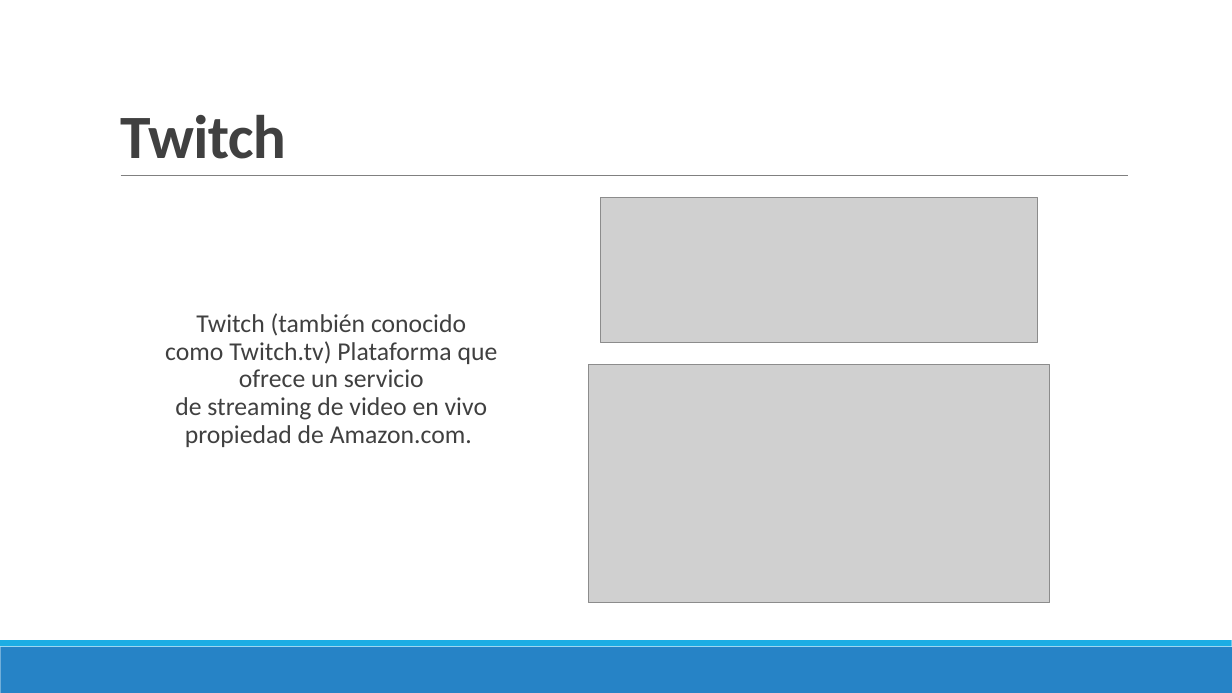
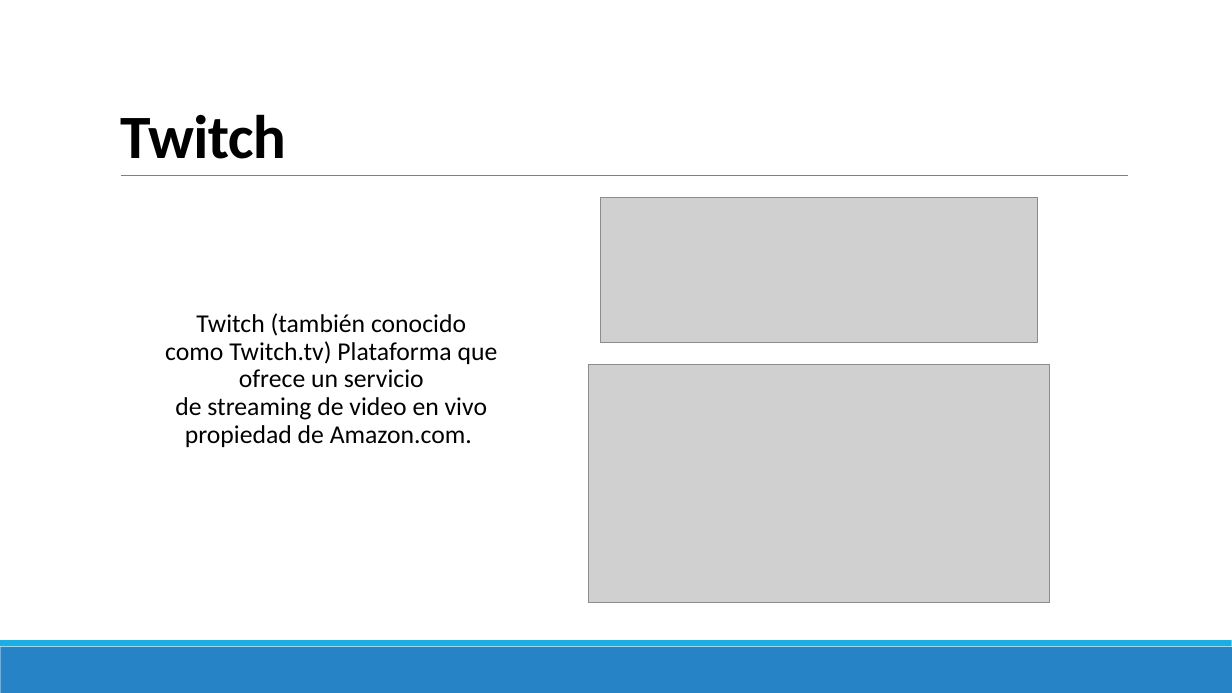
Before and after one commit to mxcat1/Honorio-SemestreVI, a slide deck: slide 3 of COMERCIO ELECTRONICO/Exposicion 2/Red Multimedia(Twitch).pptx. Drawn at 1232x693 pixels with LibreOffice and Linux fonts; fonts in the diff are those of the drawing; grey boxes stand for pictures. Boxes give left, top, right and bottom in pixels: in the first picture for what was removed or moved away, otherwise in the second. Text is boxed around its words. In the diff, an @@ line names an element or a change of style, - is before the commit and + after.

```diff
--- a/COMERCIO ELECTRONICO/Exposicion 2/Red Multimedia(Twitch).pptx
+++ b/COMERCIO ELECTRONICO/Exposicion 2/Red Multimedia(Twitch).pptx
@@ title "Twitch" at [120,114,286,159]: text colour #404040 to #000000 @@
@@ text "Twitch (también conocido como Twitch.tv) ..." at [165,313,498,447]: text colour #404040 to #000000 @@
```
Also in this commit, not shown: 4 other slides changed.
